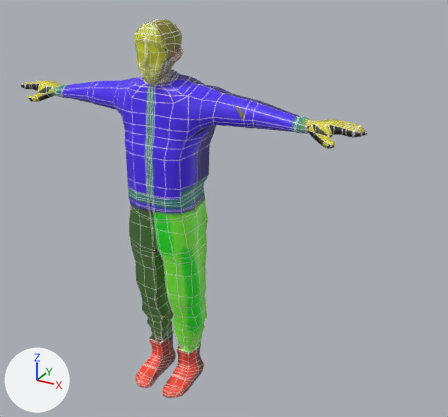
Renders of the FBX model 2nd Person Horror/Assets/Models/Testing/Player/fgjmodel_animation_mesh_fix_backup.fbx from each side of a commit.
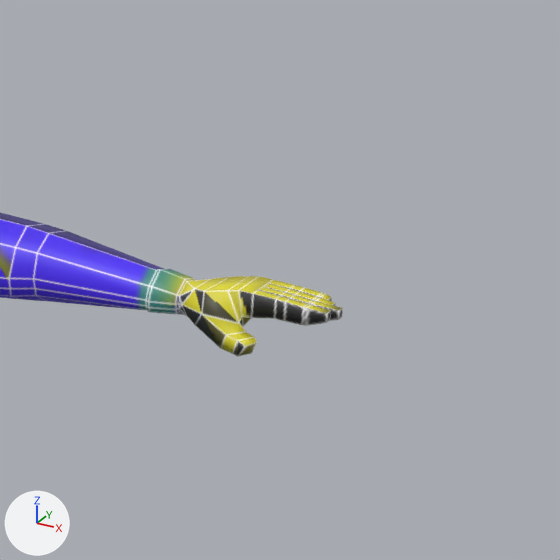
Old and new are each drawn whole from a camera (50 mm lens) standing at (4.06, -5.85, 5.62) and looking at (0.67, 0.32, 2.54) and again close up on the part from 54% to 100% of the width and 4% to 54% of the height. Every picture has the same lights, and +X, +Y and +Z are marked at lower left. Where no turn or scale is listed for an object, it has been applied to the vertices.

Objects in the first close-up: 'character'.
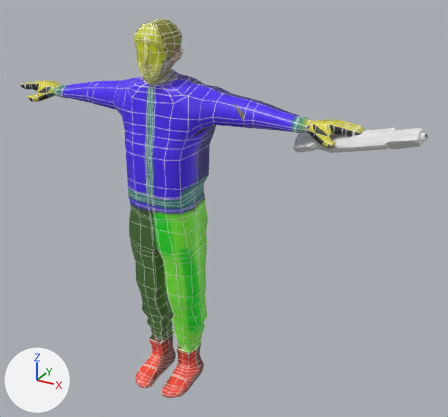
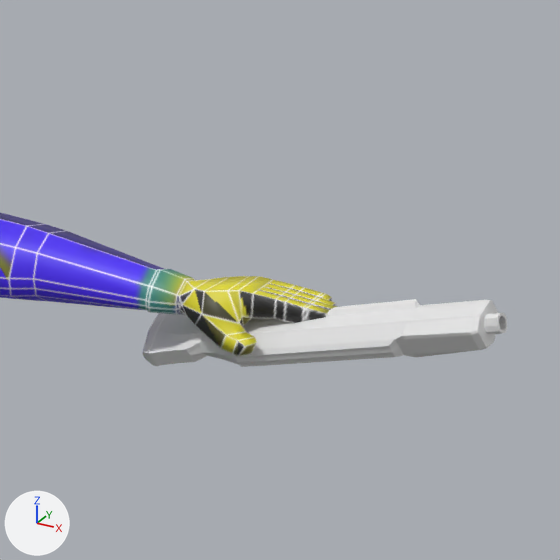
Changed parts and their boxes [x1, y1, x2, y2] in the close-ups (560 x 560 px):
'gun', added
    after: [143, 299, 507, 367]

The edits, one by one:
Material 'GunTexture' (mat_guntexture) is new.
Its base color is (0.8, 0.8, 0.8) (white #e7e7e7).
Mesh me_cube_002 is new.
It has 851 vertices, 858 faces and spans x -0.76..0.715, y -0.316..0.357, z -0.315..0.224.
It uses material mat_guntexture (white #e7e7e7).
Object 'gun' (ob_gun) is new; it shows me_cube_002.
Its location is (2.322, 0.196, 3.745).
